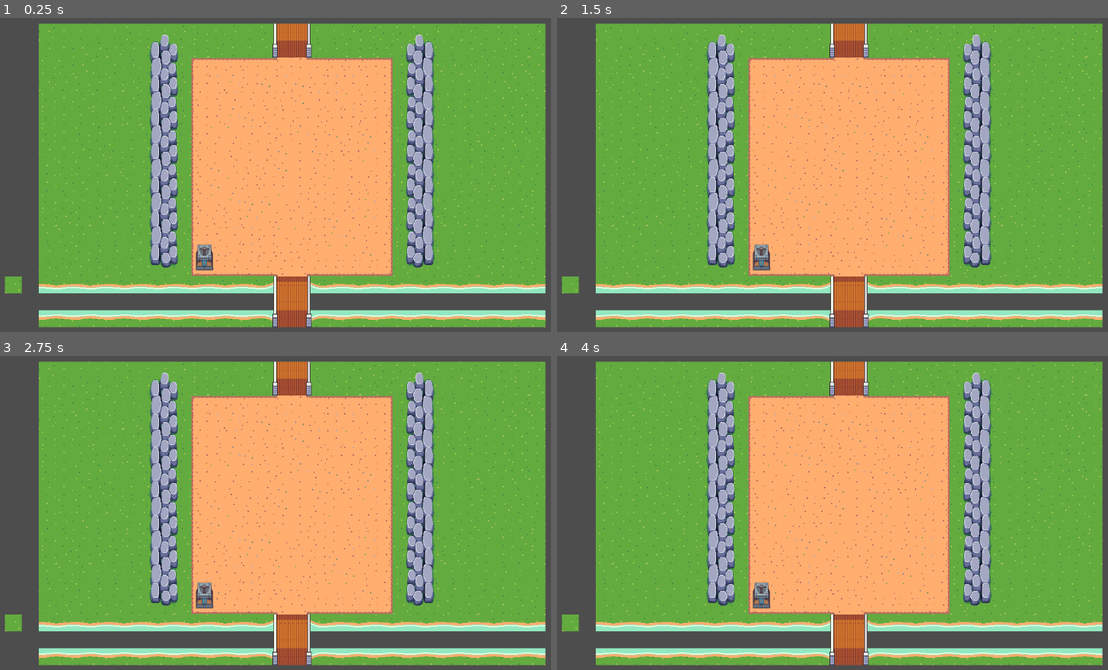
Above: before the commit, frames 1-4 (two rows, left to right).
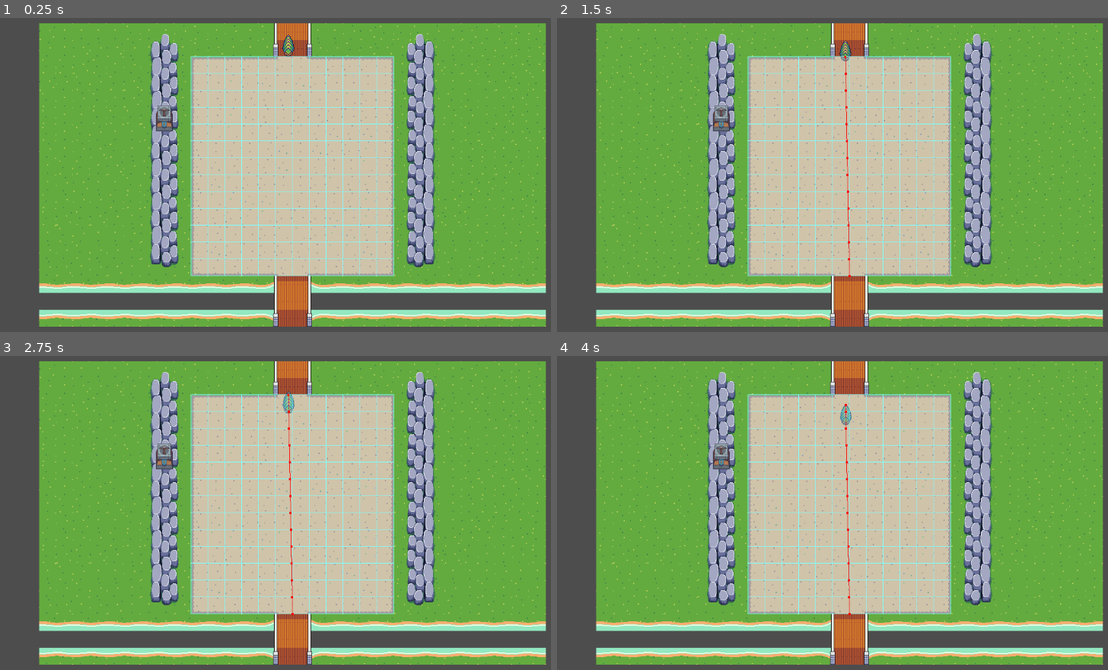
Above: after the commit, the same moments.

Repository: ryguyroberts/Maul_TD
Game: Godot game, scene res://scenes/game.tscn
Same seed, same stepped clock (60 frames per second), same inputs: the game is played once before the commit and once after it.
Inputs:
- Up to frame 1 (0.25 s): no input
- Up to frame 2 (1.5 s): tap Enter at 0.5 s
- Up to frame 3 (2.75 s): no input
- Up to frame 4 (4 s): tap Space at 3.5 s

The runs differ from the first frame. In frame 1, 34% of the frame differs, in the area x 0-100%, y 1-99%; in frame 2, 34%; in frame 3, 34%; in frame 4, 34%.

Commit message:
add navigation layer, nav agent to leafbug

Diff:
--- a/Maul TD/scenes/game.tscn
+++ b/Maul TD/scenes/game.tscn
@@ -1,8 +1,303 @@
-[gd_scene load_steps=7 format=3 uid="uid://frfdnvrwv5o7"]
+[gd_scene load_steps=50 format=3 uid="uid://frfdnvrwv5o7"]
 
 [ext_resource type="Texture2D" uid="uid://bur5vo571q874" path="res://assets/Grass Tileset.png" id="1_61dac"]
 [ext_resource type="Texture2D" uid="uid://c7sdtew7jkr08" path="res://assets/Animated water tiles.png" id="2_tmsb1"]
 [ext_resource type="PackedScene" uid="uid://rvqbxbujnia4" path="res://scenes/tower.tscn" id="3_7umrj"]
+[ext_resource type="PackedScene" uid="uid://b86um3075677" path="res://scenes/leafbug.tscn" id="3_ioe44"]
+
+[sub_resource type="NavigationPolygon" id="NavigationPolygon_g0xs1"]
+vertices = PackedVector2Array(16, 16, -16, 16, -16, -16, 16, -16)
+polygons = Array[PackedInt32Array]([PackedInt32Array(0, 1, 2, 3)])
+outlines = Array[PackedVector2Array]([PackedVector2Array(-16, -16, 16, -16, 16, 16, -16, 16)])
+source_geometry_group_name = &"navigation_polygon_source_group"
+agent_radius = 0.0
+
+[sub_resource type="NavigationPolygon" id="NavigationPolygon_64ksd"]
+vertices = PackedVector2Array(16, 16, -16, 16, -16, -16, 16, -16)
+polygons = Array[PackedInt32Array]([PackedInt32Array(0, 1, 2, 3)])
+outlines = Array[PackedVector2Array]([PackedVector2Array(-16, -16, 16, -16, 16, 16, -16, 16)])
+source_geometry_group_name = &"navigation_polygon_source_group"
+agent_radius = 0.0
+
+[sub_resource type="NavigationPolygon" id="NavigationPolygon_y8ovr"]
+vertices = PackedVector2Array(16, 16, -16, 16, -16, -16, 16, -16)
+polygons = Array[PackedInt32Array]([PackedInt32Array(0, 1, 2, 3)])
+outlines = Array[PackedVector2Array]([PackedVector2Array(-16, -16, 16, -16, 16, 16, -16, 16)])
+source_geometry_group_name = &"navigation_polygon_source_group"
+agent_radius = 0.0
+
+[sub_resource type="NavigationPolygon" id="NavigationPolygon_thk5q"]
+vertices = PackedVector2Array(16, 16, -16, 16, -16, -16, 16, -16)
+polygons = Array[PackedInt32Array]([PackedInt32Array(0, 1, 2, 3)])
+outlines = Array[PackedVector2Array]([PackedVector2Array(-16, -16, 16, -16, 16, 16, -16, 16)])
+source_geometry_group_name = &"navigation_polygon_source_group"
+agent_radius = 0.0
+
+[sub_resource type="NavigationPolygon" id="NavigationPolygon_53gh7"]
+vertices = PackedVector2Array(16, 16, -16, 16, -16, -16, 16, -16)
+polygons = Array[PackedInt32Array]([PackedInt32Array(0, 1, 2, 3)])
+outlines = Array[PackedVector2Array]([PackedVector2Array(-16, -16, 16, -16, 16, 16, -16, 16)])
+source_geometry_group_name = &"navigation_polygon_source_group"
+agent_radius = 0.0
+
+[sub_resource type="NavigationPolygon" id="NavigationPolygon_gtbyd"]
+vertices = PackedVector2Array(16, 16, -16, 16, -16, -16, 16, -16)
+polygons = Array[PackedInt32Array]([PackedInt32Array(0, 1, 2, 3)])
+outlines = Array[PackedVector2Array]([PackedVector2Array(-16, -16, 16, -16, 16, 16, -16, 16)])
+source_geometry_group_name = &"navigation_polygon_source_group"
+agent_radius = 0.0
+
+[sub_resource type="NavigationPolygon" id="NavigationPolygon_t4sb2"]
+vertices = PackedVector2Array(16, 16, -16, 16, -16, -16, 16, -16)
+polygons = Array[PackedInt32Array]([PackedInt32Array(0, 1, 2, 3)])
+outlines = Array[PackedVector2Array]([PackedVector2Array(-16, -16, 16, -16, 16, 16, -16, 16)])
+source_geometry_group_name = &"navigation_polygon_source_group"
+agent_radius = 0.0
+
+[sub_resource type="NavigationPolygon" id="NavigationPolygon_mjljx"]
+vertices = PackedVector2Array(16, 16, -16, 16, -16, -16, 16, -16)
+polygons = Array[PackedInt32Array]([PackedInt32Array(0, 1, 2, 3)])
+outlines = Array[PackedVector2Array]([PackedVector2Array(-16, -16, 16, -16, 16, 16, -16, 16)])
+source_geometry_group_name = &"navigation_polygon_source_group"
+agent_radius = 0.0
+
+[sub_resource type="NavigationPolygon" id="NavigationPolygon_od35y"]
+vertices = PackedVector2Array(16, 16, -16, 16, -16, -16, 16, -16)
+polygons = Array[PackedInt32Array]([PackedInt32Array(0, 1, 2, 3)])
+outlines = Array[PackedVector2Array]([PackedVector2Array(-16, -16, 16, -16, 16, 16, -16, 16)])
+source_geometry_group_name = &"navigation_polygon_source_group"
+agent_radius = 0.0
+
+[sub_resource type="NavigationPolygon" id="NavigationPolygon_ss11l"]
+vertices = PackedVector2Array(16, 16, -16, 16, -16, -16, 16, -16)
+polygons = Array[PackedInt32Array]([PackedInt32Array(0, 1, 2, 3)])
+outlines = Array[PackedVector2Array]([PackedVector2Array(-16, -16, 16, -16, 16, 16, -16, 16)])
+source_geometry_group_name = &"navigation_polygon_source_group"
+agent_radius = 0.0
+
+[sub_resource type="NavigationPolygon" id="NavigationPolygon_vk3ws"]
+vertices = PackedVector2Array(16, 16, -16, 16, -16, -16, 16, -16)
+polygons = Array[PackedInt32Array]([PackedInt32Array(0, 1, 2, 3)])
+outlines = Array[PackedVector2Array]([PackedVector2Array(-16, -16, 16, -16, 16, 16, -16, 16)])
+source_geometry_group_name = &"navigation_polygon_source_group"
+agent_radius = 0.0
+
+[sub_resource type="NavigationPolygon" id="NavigationPolygon_f1qk4"]
+vertices = PackedVector2Array(16, 16, -16, 16, -16, -16, 16, -16)
+polygons = Array[PackedInt32Array]([PackedInt32Array(0, 1, 2, 3)])
+outlines = Array[PackedVector2Array]([PackedVector2Array(-16, -16, 16, -16, 16, 16, -16, 16)])
+source_geometry_group_name = &"navigation_polygon_source_group"
+agent_radius = 0.0
+
+[sub_resource type="NavigationPolygon" id="NavigationPolygon_aeljr"]
+vertices = PackedVector2Array(16, 16, -16, 16, -16, -16, 16, -16)
+polygons = Array[PackedInt32Array]([PackedInt32Array(0, 1, 2, 3)])
+outlines = Array[PackedVector2Array]([PackedVector2Array(-16, -16, 16, -16, 16, 16, -16, 16)])
+source_geometry_group_name = &"navigation_polygon_source_group"
+agent_radius = 0.0
+
+[sub_resource type="NavigationPolygon" id="NavigationPolygon_732v7"]
+vertices = PackedVector2Array(16, 16, -16, 16, -16, -16, 16, -16)
+polygons = Array[PackedInt32Array]([PackedInt32Array(0, 1, 2, 3)])
+outlines = Array[PackedVector2Array]([PackedVector2Array(-16, -16, 16, -16, 16, 16, -16, 16)])
+source_geometry_group_name = &"navigation_polygon_source_group"
+agent_radius = 0.0
+
+[sub_resource type="NavigationPolygon" id="NavigationPolygon_1xwqc"]
+vertices = PackedVector2Array(16, 16, -16, 16, -16, -16, 16, -16)
+polygons = Array[PackedInt32Array]([PackedInt32Array(0, 1, 2, 3)])
+outlines = Array[PackedVector2Array]([PackedVector2Array(-16, -16, 16, -16, 16, 16, -16, 16)])
+source_geometry_group_name = &"navigation_polygon_source_group"
+agent_radius = 0.0
+
+[sub_resource type="NavigationPolygon" id="NavigationPolygon_xvp2m"]
+vertices = PackedVector2Array(16, 16, -16, 16, -16, -16, 16, -16)
+polygons = Array[PackedInt32Array]([PackedInt32Array(0, 1, 2, 3)])
+outlines = Array[PackedVector2Array]([PackedVector2Array(-16, -16, 16, -16, 16, 16, -16, 16)])
+source_geometry_group_name = &"navigation_polygon_source_group"
+agent_radius = 0.0
+
+[sub_resource type="NavigationPolygon" id="NavigationPolygon_80t3g"]
+vertices = PackedVector2Array(16, 16, -16, 16, -16, -16, 16, -16)
+polygons = Array[PackedInt32Array]([PackedInt32Array(0, 1, 2, 3)])
+outlines = Array[PackedVector2Array]([PackedVector2Array(-16, -16, 16, -16, 16, 16, -16, 16)])
+source_geometry_group_name = &"navigation_polygon_source_group"
+agent_radius = 0.0
+
+[sub_resource type="NavigationPolygon" id="NavigationPolygon_pe85w"]
+vertices = PackedVector2Array(16, 16, -16, 16, -16, -16, 16, -16)
+polygons = Array[PackedInt32Array]([PackedInt32Array(0, 1, 2, 3)])
+outlines = Array[PackedVector2Array]([PackedVector2Array(-16, -16, 16, -16, 16, 16, -16, 16)])
+source_geometry_group_name = &"navigation_polygon_source_group"
+agent_radius = 0.0
+
+[sub_resource type="NavigationPolygon" id="NavigationPolygon_joihb"]
+vertices = PackedVector2Array(16, 16, -16, 16, -16, -16, 16, -16)
+polygons = Array[PackedInt32Array]([PackedInt32Array(0, 1, 2, 3)])
+outlines = Array[PackedVector2Array]([PackedVector2Array(-16, -16, 16, -16, 16, 16, -16, 16)])
+source_geometry_group_name = &"navigation_polygon_source_group"
+agent_radius = 0.0
+
+[sub_resource type="NavigationPolygon" id="NavigationPolygon_dj0n8"]
+vertices = PackedVector2Array(16, 16, -16, 16, -16, -16, 16, -16)
+polygons = Array[PackedInt32Array]([PackedInt32Array(0, 1, 2, 3)])
+outlines = Array[PackedVector2Array]([PackedVector2Array(-16, -16, 16, -16, 16, 16, -16, 16)])
+source_geometry_group_name = &"navigation_polygon_source_group"
+agent_radius = 0.0
+
+[sub_resource type="NavigationPolygon" id="NavigationPolygon_6q2r4"]
+vertices = PackedVector2Array(16, 16, -16, 16, -16, -16, 16, -16)
+polygons = Array[PackedInt32Array]([PackedInt32Array(0, 1, 2, 3)])
+outlines = Array[PackedVector2Array]([PackedVector2Array(-16, -16, 16, -16, 16, 16, -16, 16)])
+source_geometry_group_name = &"navigation_polygon_source_group"
+agent_radius = 0.0
+
+[sub_resource type="NavigationPolygon" id="NavigationPolygon_uiv81"]
+vertices = PackedVector2Array(16, 16, -16, 16, -16, -16, 16, -16)
+polygons = Array[PackedInt32Array]([PackedInt32Array(0, 1, 2, 3)])
+outlines = Array[PackedVector2Array]([PackedVector2Array(-16, -16, 16, -16, 16, 16, -16, 16)])
+source_geometry_group_name = &"navigation_polygon_source_group"
+agent_radius = 0.0
+
+[sub_resource type="NavigationPolygon" id="NavigationPolygon_d3mxx"]
+vertices = PackedVector2Array(16, 16, -16, 16, -16, -16, 16, -16)
+polygons = Array[PackedInt32Array]([PackedInt32Array(0, 1, 2, 3)])
+outlines = Array[PackedVector2Array]([PackedVector2Array(-16, -16, 16, -16, 16, 16, -16, 16)])
+source_geometry_group_name = &"navigation_polygon_source_group"
+agent_radius = 0.0
+
+[sub_resource type="NavigationPolygon" id="NavigationPolygon_r56as"]
+vertices = PackedVector2Array(16, 16, -16, 16, -16, -16, 16, -16)
+polygons = Array[PackedInt32Array]([PackedInt32Array(0, 1, 2, 3)])
+outlines = Array[PackedVector2Array]([PackedVector2Array(-16, -16, 16, -16, 16, 16, -16, 16)])
+source_geometry_group_name = &"navigation_polygon_source_group"
+agent_radius = 0.0
+
+[sub_resource type="NavigationPolygon" id="NavigationPolygon_o8obj"]
+vertices = PackedVector2Array(16, 16, -16, 16, -16, -16, 16, -16)
+polygons = Array[PackedInt32Array]([PackedInt32Array(0, 1, 2, 3)])
+outlines = Array[PackedVector2Array]([PackedVector2Array(-16, -16, 16, -16, 16, 16, -16, 16)])
+source_geometry_group_name = &"navigation_polygon_source_group"
+agent_radius = 0.0
+
+[sub_resource type="NavigationPolygon" id="NavigationPolygon_2blvk"]
+vertices = PackedVector2Array(16, 16, -16, 16, -16, -16, 16, -16)
+polygons = Array[PackedInt32Array]([PackedInt32Array(0, 1, 2, 3)])
+outlines = Array[PackedVector2Array]([PackedVector2Array(-16, -16, 16, -16, 16, 16, -16, 16)])
+source_geometry_group_name = &"navigation_polygon_source_group"
+agent_radius = 0.0
+
+[sub_resource type="NavigationPolygon" id="NavigationPolygon_5avt5"]
+vertices = PackedVector2Array(16, 16, -16, 16, -16, -16, 16, -16)
+polygons = Array[PackedInt32Array]([PackedInt32Array(0, 1, 2, 3)])
+outlines = Array[PackedVector2Array]([PackedVector2Array(-16, -16, 16, -16, 16, 16, -16, 16)])
+source_geometry_group_name = &"navigation_polygon_source_group"
+agent_radius = 0.0
+
+[sub_resource type="NavigationPolygon" id="NavigationPolygon_etytb"]
+vertices = PackedVector2Array(16, 16, -16, 16, -16, -16, 16, -16)
+polygons = Array[PackedInt32Array]([PackedInt32Array(0, 1, 2, 3)])
+outlines = Array[PackedVector2Array]([PackedVector2Array(-16, -16, 16, -16, 16, 16, -16, 16)])
+source_geometry_group_name = &"navigation_polygon_source_group"
+agent_radius = 0.0
+
+[sub_resource type="NavigationPolygon" id="NavigationPolygon_gmkm1"]
+vertices = PackedVector2Array(16, 16, -16, 16, -16, -16, 16, -16)
+polygons = Array[PackedInt32Array]([PackedInt32Array(0, 1, 2, 3)])
+outlines = Array[PackedVector2Array]([PackedVector2Array(-16, -16, 16, -16, 16, 16, -16, 16)])
+source_geometry_group_name = &"navigation_polygon_source_group"
+agent_radius = 0.0
+
+[sub_resource type="NavigationPolygon" id="NavigationPolygon_qcesp"]
+vertices = PackedVector2Array(16, 16, -16, 16, -16, -16, 16, -16)
+polygons = Array[PackedInt32Array]([PackedInt32Array(0, 1, 2, 3)])
+outlines = Array[PackedVector2Array]([PackedVector2Array(-16, -16, 16, -16, 16, 16, -16, 16)])
+source_geometry_group_name = &"navigation_polygon_source_group"
+agent_radius = 0.0
+
+[sub_resource type="NavigationPolygon" id="NavigationPolygon_7rjtn"]
+vertices = PackedVector2Array(16, 16, -16, 16, -16, -16, 16, -16)
+polygons = Array[PackedInt32Array]([PackedInt32Array(0, 1, 2, 3)])
+outlines = Array[PackedVector2Array]([PackedVector2Array(-16, -16, 16, -16, 16, 16, -16, 16)])
+source_geometry_group_name = &"navigation_polygon_source_group"
+agent_radius = 0.0
+
+[sub_resource type="NavigationPolygon" id="NavigationPolygon_fowqv"]
+vertices = PackedVector2Array(16, 16, -16, 16, -16, -16, 16, -16)
+polygons = Array[PackedInt32Array]([PackedInt32Array(0, 1, 2, 3)])
+outlines = Array[PackedVector2Array]([PackedVector2Array(-16, -16, 16, -16, 16, 16, -16, 16)])
+source_geometry_group_name = &"navigation_polygon_source_group"
+agent_radius = 0.0
+
+[sub_resource type="NavigationPolygon" id="NavigationPolygon_0bojd"]
+vertices = PackedVector2Array(16, 16, -16, 16, -16, -16, 16, -16)
+polygons = Array[PackedInt32Array]([PackedInt32Array(0, 1, 2, 3)])
+outlines = Array[PackedVector2Array]([PackedVector2Array(-16, -16, 16, -16, 16, 16, -16, 16)])
+source_geometry_group_name = &"navigation_polygon_source_group"
+agent_radius = 0.0
+
+[sub_resource type="NavigationPolygon" id="NavigationPolygon_egmww"]
+vertices = PackedVector2Array(16, 16, -16, 16, -16, -16, 16, -16)
+polygons = Array[PackedInt32Array]([PackedInt32Array(0, 1, 2, 3)])
+outlines = Array[PackedVector2Array]([PackedVector2Array(-16, -16, 16, -16, 16, 16, -16, 16)])
+source_geometry_group_name = &"navigation_polygon_source_group"
+agent_radius = 0.0
+
+[sub_resource type="NavigationPolygon" id="NavigationPolygon_0s6yn"]
+vertices = PackedVector2Array(16, 16, -16, 16, -16, -16, 16, -16)
+polygons = Array[PackedInt32Array]([PackedInt32Array(0, 1, 2, 3)])
+outlines = Array[PackedVector2Array]([PackedVector2Array(-16, -16, 16, -16, 16, 16, -16, 16)])
+source_geometry_group_name = &"navigation_polygon_source_group"
+agent_radius = 0.0
+
+[sub_resource type="NavigationPolygon" id="NavigationPolygon_w6xfg"]
+vertices = PackedVector2Array(16, 16, -16, 16, -16, -16, 16, -16)
+polygons = Array[PackedInt32Array]([PackedInt32Array(0, 1, 2, 3)])
+outlines = Array[PackedVector2Array]([PackedVector2Array(-16, -16, 16, -16, 16, 16, -16, 16)])
+source_geometry_group_name = &"navigation_polygon_source_group"
+agent_radius = 0.0
+
+[sub_resource type="NavigationPolygon" id="NavigationPolygon_tcx5m"]
+vertices = PackedVector2Array(16, 16, -16, 16, -16, -16, 16, -16)
+polygons = Array[PackedInt32Array]([PackedInt32Array(0, 1, 2, 3)])
+outlines = Array[PackedVector2Array]([PackedVector2Array(-16, -16, 16, -16, 16, 16, -16, 16)])
+source_geometry_group_name = &"navigation_polygon_source_group"
+agent_radius = 0.0
+
+[sub_resource type="NavigationPolygon" id="NavigationPolygon_hi736"]
+vertices = PackedVector2Array(16, 16, -16, 16, -16, -16, 16, -16)
+polygons = Array[PackedInt32Array]([PackedInt32Array(0, 1, 2, 3)])
+outlines = Array[PackedVector2Array]([PackedVector2Array(-16, -16, 16, -16, 16, 16, -16, 16)])
+source_geometry_group_name = &"navigation_polygon_source_group"
+agent_radius = 0.0
+
+[sub_resource type="NavigationPolygon" id="NavigationPolygon_wu2k0"]
+vertices = PackedVector2Array(16, 16, -16, 16, -16, -16, 16, -16)
+polygons = Array[PackedInt32Array]([PackedInt32Array(0, 1, 2, 3)])
+outlines = Array[PackedVector2Array]([PackedVector2Array(-16, -16, 16, -16, 16, 16, -16, 16)])
+source_geometry_group_name = &"navigation_polygon_source_group"
+agent_radius = 0.0
+
+[sub_resource type="NavigationPolygon" id="NavigationPolygon_0w7yx"]
+vertices = PackedVector2Array(16, 16, -16, 16, -16, -16, 16, -16)
+polygons = Array[PackedInt32Array]([PackedInt32Array(0, 1, 2, 3)])
+outlines = Array[PackedVector2Array]([PackedVector2Array(-16, -16, 16, -16, 16, 16, -16, 16)])
+source_geometry_group_name = &"navigation_polygon_source_group"
+agent_radius = 0.0
+
+[sub_resource type="NavigationPolygon" id="NavigationPolygon_0jm4v"]
+vertices = PackedVector2Array(16, 16, -16, 16, -16, -16, 16, -16)
+polygons = Array[PackedInt32Array]([PackedInt32Array(0, 1, 2, 3)])
+outlines = Array[PackedVector2Array]([PackedVector2Array(-16, -16, 16, -16, 16, 16, -16, 16)])
+source_geometry_group_name = &"navigation_polygon_source_group"
+agent_radius = 0.0
+
+[sub_resource type="NavigationPolygon" id="NavigationPolygon_20sbr"]
+vertices = PackedVector2Array(16, 16, -16, 16, -16, -16, 16, -16)
+polygons = Array[PackedInt32Array]([PackedInt32Array(0, 1, 2, 3)])
+outlines = Array[PackedVector2Array]([PackedVector2Array(-16, -16, 16, -16, 16, 16, -16, 16)])
+source_geometry_group_name = &"navigation_polygon_source_group"
+agent_radius = 0.0
 
 [sub_resource type="TileSetAtlasSource" id="TileSetAtlasSource_xdc4f"]
 texture = ExtResource("1_61dac")
@@ -16,7 +311,9 @@
 14:2/0 = 0
 15:2/0 = 0
 18:2/0 = 0
+18:2/0/navigation_layer_0/polygon = SubResource("NavigationPolygon_g0xs1")
 19:2/0 = 0
+19:2/0/navigation_layer_0/polygon = SubResource("NavigationPolygon_t4sb2")
 22:2/0 = 0
 23:2/0 = 0
 24:2/0 = 0
@@ -34,7 +331,9 @@
 14:3/0 = 0
 15:3/0 = 0
 18:3/0 = 0
+18:3/0/navigation_layer_0/polygon = SubResource("NavigationPolygon_64ksd")
 19:3/0 = 0
+19:3/0/navigation_layer_0/polygon = SubResource("NavigationPolygon_mjljx")
 22:3/0 = 0
 23:3/0 = 0
 24:3/0 = 0
@@ -56,7 +355,9 @@
 14:4/0 = 0
 15:4/0 = 0
 18:4/0 = 0
+18:4/0/navigation_layer_0/polygon = SubResource("NavigationPolygon_y8ovr")
 19:4/0 = 0
+19:4/0/navigation_layer_0/polygon = SubResource("NavigationPolygon_od35y")
 22:4/0 = 0
 23:4/0 = 0
 24:4/0 = 0
@@ -78,7 +379,9 @@
 14:5/0 = 0
 15:5/0 = 0
 18:5/0 = 0
+18:5/0/navigation_layer_0/polygon = SubResource("NavigationPolygon_thk5q")
 19:5/0 = 0
+19:5/0/navigation_layer_0/polygon = SubResource("NavigationPolygon_ss11l")
 22:5/0 = 0
 23:5/0 = 0
 24:5/0 = 0
@@ -96,7 +399,9 @@
 14:6/0 = 0
 15:6/0 = 0
 18:6/0 = 0
+18:6/0/navigation_layer_0/polygon = SubResource("NavigationPolygon_53gh7")
 19:6/0 = 0
+19:6/0/navigation_layer_0/polygon = SubResource("NavigationPolygon_vk3ws")
 22:6/0 = 0
 23:6/0 = 0
 24:6/0 = 0
@@ -114,7 +419,9 @@
 14:7/0 = 0
 15:7/0 = 0
 18:7/0 = 0
+18:7/0/navigation_layer_0/polygon = SubResource("NavigationPolygon_gtbyd")
 19:7/0 = 0
+19:7/0/navigation_layer_0/polygon = SubResource("NavigationPolygon_f1qk4")
 22:7/0 = 0
 23:7/0 = 0
 24:7/0 = 0
@@ -140,7 +447,9 @@
 28:9/0 = 0
 29:9/0 = 0
 4:12/0 = 0
+4:12/0/navigation_layer_0/polygon = SubResource("NavigationPolygon_5avt5")
 5:12/0 = 0
+5:12/0/navigation_layer_0/polygon = SubResource("NavigationPolygon_0bojd")
 10:12/0 = 0
 11:12/0 = 0
 12:12/0 = 0
@@ -156,7 +465,9 @@
 22:12/0 = 0
 23:12/0 = 0
 4:13/0 = 0
+4:13/0/navigation_layer_0/polygon = SubResource("NavigationPolygon_etytb")
 5:13/0 = 0
+5:13/0/navigation_layer_0/polygon = SubResource("NavigationPolygon_egmww")
 10:13/0 = 0
 11:13/0 = 0
 12:13/0 = 0
@@ -172,11 +483,17 @@
 22:13/0 = 0
 23:13/0 = 0
 2:14/0 = 0
+2:14/0/navigation_layer_0/polygon = SubResource("NavigationPolygon_d3mxx")
 3:14/0 = 0
+3:14/0/navigation_layer_0/polygon = SubResource("NavigationPolygon_o8obj")
 4:14/0 = 0
+4:14/0/navigation_layer_0/polygon = SubResource("NavigationPolygon_gmkm1")
 5:14/0 = 0
+5:14/0/navigation_layer_0/polygon = SubResource("NavigationPolygon_0s6yn")
 6:14/0 = 0
+6:14/0/navigation_layer_0/polygon = SubResource("NavigationPolygon_wu2k0")
 7:14/0 = 0
+7:14/0/navigation_layer_0/polygon = SubResource("NavigationPolygon_0jm4v")
 10:14/0 = 0
 11:14/0 = 0
 12:14/0 = 0
@@ -192,11 +509,17 @@
 22:14/0 = 0
 23:14/0 = 0
 2:15/0 = 0
+2:15/0/navigation_layer_0/polygon = SubResource("NavigationPolygon_r56as")
 3:15/0 = 0
+3:15/0/navigation_layer_0/polygon = SubResource("NavigationPolygon_2blvk")
 4:15/0 = 0
+4:15/0/navigation_layer_0/polygon = SubResource("NavigationPolygon_qcesp")
 5:15/0 = 0
+5:15/0/navigation_layer_0/polygon = SubResource("NavigationPolygon_w6xfg")
 6:15/0 = 0
+6:15/0/navigation_layer_0/polygon = SubResource("NavigationPolygon_0w7yx")
 7:15/0 = 0
+7:15/0/navigation_layer_0/polygon = SubResource("NavigationPolygon_20sbr")
 10:15/0 = 0
 11:15/0 = 0
 12:15/0 = 0
@@ -212,7 +535,9 @@
 22:15/0 = 0
 23:15/0 = 0
 4:16/0 = 0
+4:16/0/navigation_layer_0/polygon = SubResource("NavigationPolygon_7rjtn")
 5:16/0 = 0
+5:16/0/navigation_layer_0/polygon = SubResource("NavigationPolygon_tcx5m")
 10:16/0 = 0
 11:16/0 = 0
 12:16/0 = 0
@@ -220,7 +545,9 @@
 14:16/0 = 0
 15:16/0 = 0
 4:17/0 = 0
+4:17/0/navigation_layer_0/polygon = SubResource("NavigationPolygon_fowqv")
 5:17/0 = 0
+5:17/0/navigation_layer_0/polygon = SubResource("NavigationPolygon_hi736")
 10:17/0 = 0
 11:17/0 = 0
 12:17/0 = 0
@@ -329,7 +656,9 @@
 19:25/0 = 0
 21:25/0 = 0
 22:25/0 = 0
+22:25/0/navigation_layer_0/polygon = SubResource("NavigationPolygon_aeljr")
 23:25/0 = 0
+23:25/0/navigation_layer_0/polygon = SubResource("NavigationPolygon_pe85w")
 24:25/0 = 0
 2:26/0 = 0
 3:26/0 = 0
@@ -345,7 +674,9 @@
 18:26/0 = 0
 21:26/0 = 0
 22:26/0 = 0
+22:26/0/navigation_layer_0/polygon = SubResource("NavigationPolygon_732v7")
 23:26/0 = 0
+23:26/0/navigation_layer_0/polygon = SubResource("NavigationPolygon_joihb")
 24:26/0 = 0
 2:27/0 = 0
 3:27/0 = 0
@@ -363,7 +694,9 @@
 19:27/0 = 0
 21:27/0 = 0
 22:27/0 = 0
+22:27/0/navigation_layer_0/polygon = SubResource("NavigationPolygon_1xwqc")
 23:27/0 = 0
+23:27/0/navigation_layer_0/polygon = SubResource("NavigationPolygon_dj0n8")
 24:27/0 = 0
 14:28/0 = 0
 15:28/0 = 0
@@ -373,7 +706,9 @@
 19:28/0 = 0
 21:28/0 = 0
 22:28/0 = 0
+22:28/0/navigation_layer_0/polygon = SubResource("NavigationPolygon_xvp2m")
 23:28/0 = 0
+23:28/0/navigation_layer_0/polygon = SubResource("NavigationPolygon_6q2r4")
 24:28/0 = 0
 14:29/0 = 0
 15:29/0 = 0
@@ -383,7 +718,9 @@
 19:29/0 = 0
 21:29/0 = 0
 22:29/0 = 0
+22:29/0/navigation_layer_0/polygon = SubResource("NavigationPolygon_80t3g")
 23:29/0 = 0
+23:29/0/navigation_layer_0/polygon = SubResource("NavigationPolygon_uiv81")
 24:29/0 = 0
 26:18/size_in_atlas = Vector2i(2, 2)
 26:18/0 = 0
@@ -1748,6 +2085,7 @@
 
 [sub_resource type="TileSet" id="TileSet_n6uog"]
 tile_size = Vector2i(32, 32)
+navigation_layer_0/layers = 1
 sources/0 = SubResource("TileSetAtlasSource_xdc4f")
 sources/3 = SubResource("TileSetAtlasSource_mvsa2")
 
@@ -1756,10 +2094,12 @@
 [node name="Game Manager" type="Node" parent="."]
 
 [node name="TileMap" type="TileMap" parent="."]
+position = Vector2(1, -1)
 tile_set = SubResource("TileSet_n6uog")
+navigation_visibility_mode = 1
 format = 2
 layer_0/name = "Ground"
-layer_0/tile_data = PackedInt32Array(-131072, 327680, 14, -1 …(9682 unchanged characters)… , 851979, 3473411, 8, 851981, 3473411, 8, 786415, 327680, 7)
+layer_0/tile_data = PackedInt32Array(-131072, 327680, 14, -1 …(9682 unchanged characters)… , 851979, 3473411, 8, 851981, 3473411, 8)
 layer_1/name = "Walls"
 layer_1/tile_data = PackedInt32Array(-131074, 1376256, 29, -131073, 1441792, 29, -196608, 1507328, 29, -196607, 1572864 …(622 unchanged characters)…
 
@@ -1767,4 +2107,11 @@
 position = Vector2(4, 165)
 
 [node name="Tower" parent="." instance=ExtResource("3_7umrj")]
-position = Vector2(-166, 308)
+position = Vector2(-242, 44)
+
+[node name="MarkerEndZone" type="Marker2D" parent="."]
+position = Vector2(1, 402)
+
+[node name="Leafbug" parent="." node_paths=PackedStringArray("marker_end_zone") instance=ExtResource("3_ioe44")]
+position = Vector2(-7, -86)
+marker_end_zone = NodePath("../MarkerEndZone")
--- a/Maul TD/scenes/leafbug.tscn
+++ b/Maul TD/scenes/leafbug.tscn
@@ -1,5 +1,6 @@
-[gd_scene load_steps=27 format=3 uid="uid://b86um3075677"]
-
+[gd_scene load_steps=28 format=3 uid="uid://b86um3075677"]
+
+[ext_resource type="Script" path="res://scripts/leafbug.gd" id="1_h7ym1"]
 [ext_resource type="Texture2D" uid="uid://kut0w264m3wl" path="res://assets/Leafbug.png" id="1_x6c7p"]
 
 [sub_resource type="AtlasTexture" id="AtlasTexture_oo00q"]
@@ -188,9 +189,18 @@
 "speed": 10.0
 }]
 
-[node name="Leafbug" type="Node2D"]
+[node name="Leafbug" type="CharacterBody2D"]
+script = ExtResource("1_h7ym1")
 
 [node name="AnimatedSprite2D" type="AnimatedSprite2D" parent="."]
 sprite_frames = SubResource("SpriteFrames_21ery")
 animation = &"move-down"
 autoplay = "move-down"
+
+[node name="NavigationAgent2D" type="NavigationAgent2D" parent="."]
+debug_enabled = true
+
+[node name="Timer" type="Timer" parent="."]
+autostart = true
+
+[connection signal="timeout" from="Timer" to="." method="_on_timer_timeout"]
--- /dev/null
+++ b/Maul TD/scripts/leafbug.gd
@@ -0,0 +1,17 @@
+extends CharacterBody2D
+
+const speed = 20
+
+@export var marker_end_zone: Marker2D
+@onready var nav_agent := $NavigationAgent2D as NavigationAgent2D
+
+func _physics_process(_delta: float):
+	var dir = to_local(nav_agent.get_next_path_position()).normalized()
+	velocity = dir * speed
+	move_and_slide()
+
+func makepath():
+	nav_agent.target_position = marker_end_zone.global_position
+
+func _on_timer_timeout():
+	makepath()
